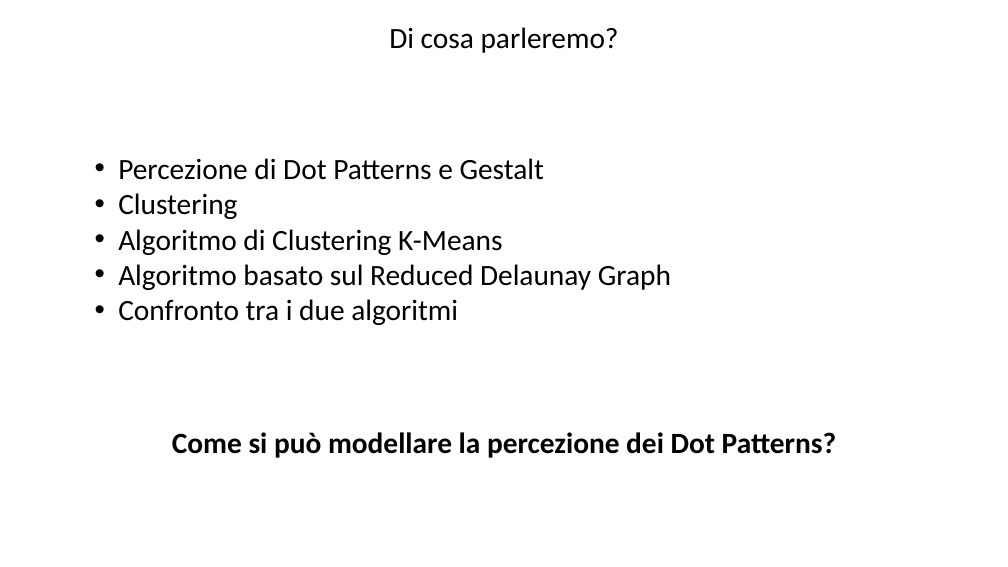
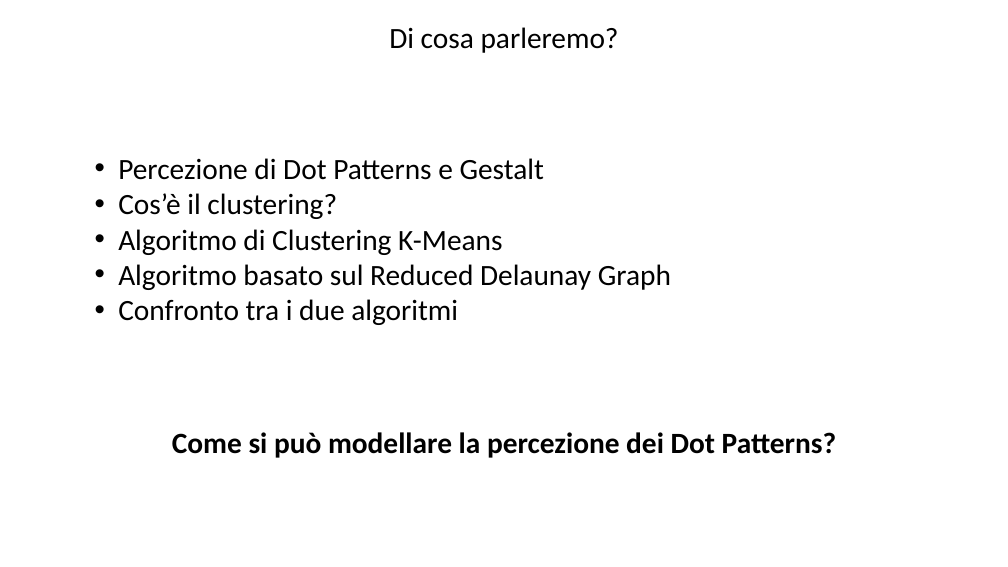
Before and after one commit to Teolul/Dot_Patterns_Perceptual_Grouping_RDG_vs_K-means, a slide deck: slide 2 of presentation.pptx. Drawn at 1008x567 pixels with LibreOffice and Linux fonts; fonts in the diff are those of the drawing; background and template pictures are left out. Boxes give left, top, right and bottom in pixels: in the first picture for what was removed or moved away, otherwise in the second. Text is boxed around its words. In the diff, an @@ line names an element or a change of style, - is before the commit and + after.

Commit message:
Updated presentation and repo

```diff
--- a/presentation.pptx
+++ b/presentation.pptx
@@ text at box(118, 193, 337, 219): text changed @@
-• Clustering
+• Cos’è il clustering?
```
Also in this commit, not shown: 10 other files.
